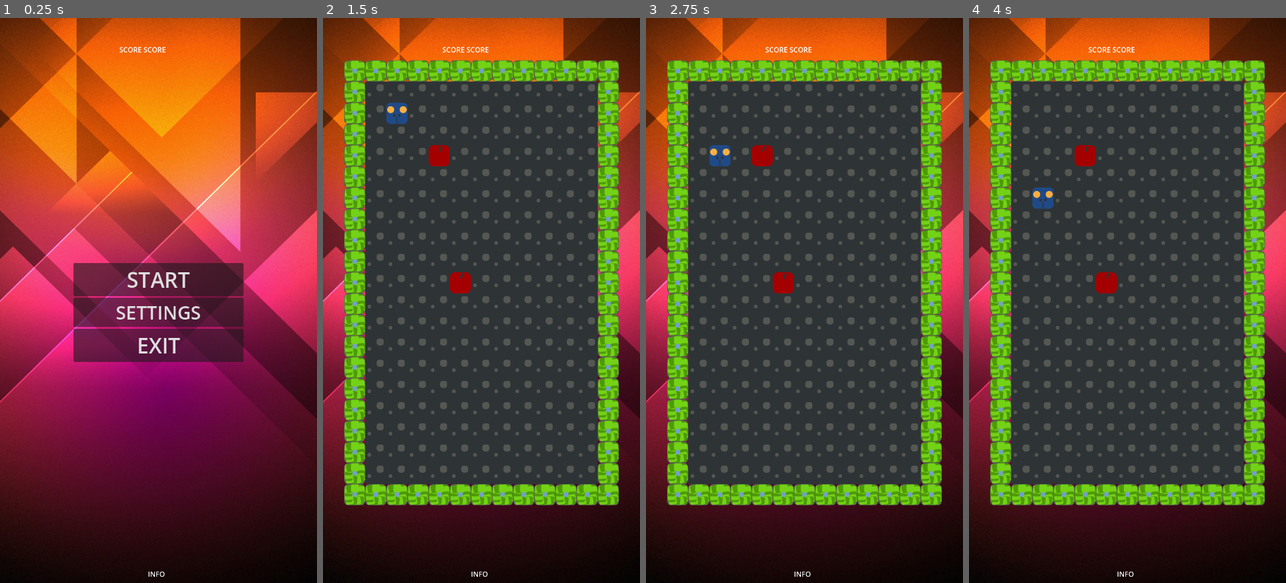
Above: before the commit, frames 1-4 (left to right).
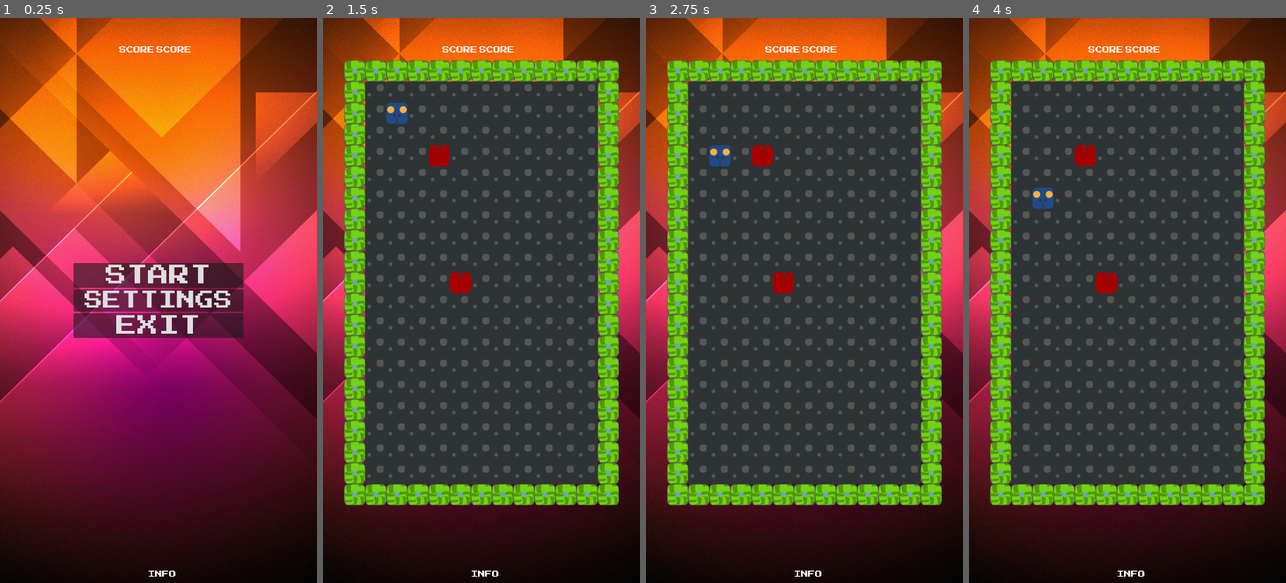
Above: after the commit, the same moments.

Repository: code-with-max/classic_snake_4
Game: Godot game, scene res://gui.tscn
Two runs of this game, one before a commit and one after it. Both use one fixed random seed, a clock stepped at 60 frames per second and the inputs below.
Inputs (mouse positions are in pixels of both pictures, inside the frame that each line leads up to):
- Up to frame 1 (0.25 s): no input
- Up to frame 2 (1.5 s): click "START" at 0.5 s; tap Enter at 1.25 s; move the mouse to (551, 272) at 1.27 s
- Up to frame 3 (2.75 s): tap Space at 2 s; move the mouse to (741, 328) at 2.02 s
- Up to frame 4 (4 s): tap Enter at 2.75 s; move the mouse to (1159, 176) at 2.77 s; tap Space at 3.5 s; move the mouse to (1111, 413) at 3.52 s

The runs differ from the first frame. In frame 1, 5.1% of the frame differs, in the area x 23-77%, y 5-99%; in frame 2, 0.3%; in frame 3, 0.3%; in frame 4, 0.3%.

Commit message:
rebuild for alfa_12

Diff:
--- a/floor/floor_01.tscn
+++ b/floor/floor_01.tscn
@@ -1,7 +1,7 @@
-[gd_scene load_steps=3 format=3]
+[gd_scene load_steps=3 format=3 uid="uid://cw1qtyxe7wuot"]
 
 [ext_resource type="Script" path="res://floor/floor_01.gd" id="1_6yyvp"]
-[ext_resource type="Texture2D" uid="uid://c7ku2by8bsvis" path="res://floor/floor_01.png" id="2_a3tsy"]
+[ext_resource type="Texture2D" uid="uid://c7ku2by8bsvis" path="res://floor/floor_01.png" id="2_u5yv4"]
 
 [node name="floor" type="Node2D"]
 script = ExtResource("1_6yyvp")
--- a/gui.gd
+++ b/gui.gd
@@ -1,11 +1,12 @@
 extends Control
 
 
-@export var pit_scene: PackedScene
+@export var pit_scene: PackedScene = preload("res://snake_pit.tscn")
 
 # Called when the node enters the scene tree for the first time.
 func _ready():
 	$CR_backgroung.set_color(Color.DARK_CYAN)
+	print("start")
 
 
 # Called every frame. 'delta' is the elapsed time since the previous frame.
--- a/gui.tscn
+++ b/gui.tscn
@@ -1,16 +1,14 @@
-[gd_scene load_steps=5 format=3 uid="uid://8o8yrbbx1npf"]
+[gd_scene load_steps=4 format=3 uid="uid://dml4fviedjarc"]
 
-[ext_resource type="Theme" uid="uid://b5cjpjxj6fnt7" path="res://main_theme.tres" id="1_46ijx"]
-[ext_resource type="Script" path="res://gui.gd" id="1_eole0"]
-[ext_resource type="PackedScene" uid="uid://vvrbnfokwc4g" path="res://snake_pit.tscn" id="3_chlf4"]
-[ext_resource type="Texture2D" uid="uid://b1ws3248fv7sp" path="res://sprites/sprites_v01/wallpapper_02.jpg" id="4_7ddin"]
+[ext_resource type="Script" path="res://gui.gd" id="1_22d8y"]
+[ext_resource type="Theme" uid="uid://b5cjpjxj6fnt7" path="res://main_theme.tres" id="1_oyj60"]
+[ext_resource type="Texture2D" uid="uid://b1ws3248fv7sp" path="res://sprites/sprites_v01/wallpapper_02.jpg" id="3_tdoyc"]
 
 [node name="GIU" type="Control"]
 anchor_right = 1.0
 anchor_bottom = 1.0
-theme = ExtResource("1_46ijx")
-script = ExtResource("1_eole0")
-pit_scene = ExtResource("3_chlf4")
+theme = ExtResource("1_oyj60")
+script = ExtResource("1_22d8y")
 
 [node name="CR_backgroung" type="ColorRect" parent="."]
 visible = false
--- a/main_theme.tres
+++ b/main_theme.tres
@@ -1,9 +1,6 @@
-[gd_resource type="Theme" load_steps=3 format=3 uid="uid://b5cjpjxj6fnt7"]
+[gd_resource type="Theme" load_steps=2 format=3 uid="uid://b5cjpjxj6fnt7"]
 
-[ext_resource type="FontData" uid="uid://b3fbq8qiqrwtr" path="res://fonts/Press_Start_2P/PressStart2P-Regular.ttf" id="1_0upic"]
-
-[sub_resource type="Font" id="Font_7vjbl"]
-data/0 = ExtResource("1_0upic")
+[ext_resource type="FontFile" uid="uid://b3fbq8qiqrwtr" path="res://fonts/Press_Start_2P/PressStart2P-Regular.ttf" id="1_0upic"]
 
 [resource]
-default_font = SubResource("Font_7vjbl")
+default_font = ExtResource("1_0upic")
--- a/snake/head.tscn
+++ b/snake/head.tscn
@@ -1,7 +1,7 @@
-[gd_scene load_steps=4 format=3]
+[gd_scene load_steps=4 format=3 uid="uid://c0t64pvrf1qs8"]
 
 [ext_resource type="Script" path="res://snake/head.gd" id="1_y1hmn"]
-[ext_resource type="Texture2D" uid="uid://b8amlvc2g3hgm" path="res://snake/head.png" id="2_l7gob"]
+[ext_resource type="Texture2D" uid="uid://b8amlvc2g3hgm" path="res://snake/head.png" id="2_12yw8"]
 
 [sub_resource type="RectangleShape2D" id="RectangleShape2D_i0a86"]
 size = Vector2(46, 46)
Not shown: 1 places in floor/floor_01.tscn that only renumber resources
Not shown, changed: fonts/Press_Start_2P/PressStart2P-Regular.ttf.import
Not shown: 2 places in food/red_apple.tscn that only renumber resources
Not shown: 1 places in gui.tscn that only renumber resources
Not shown, changed: icon.png.import
Not shown: 1 places in snake/head.tscn that only renumber resources
Not shown: 2 places in snake/tail_01.tscn that only renumber resources
Not shown: 1 places in snake_pit.tscn that only renumber resources
Not shown: 2 places in walls/wall_01.tscn that only renumber resources
